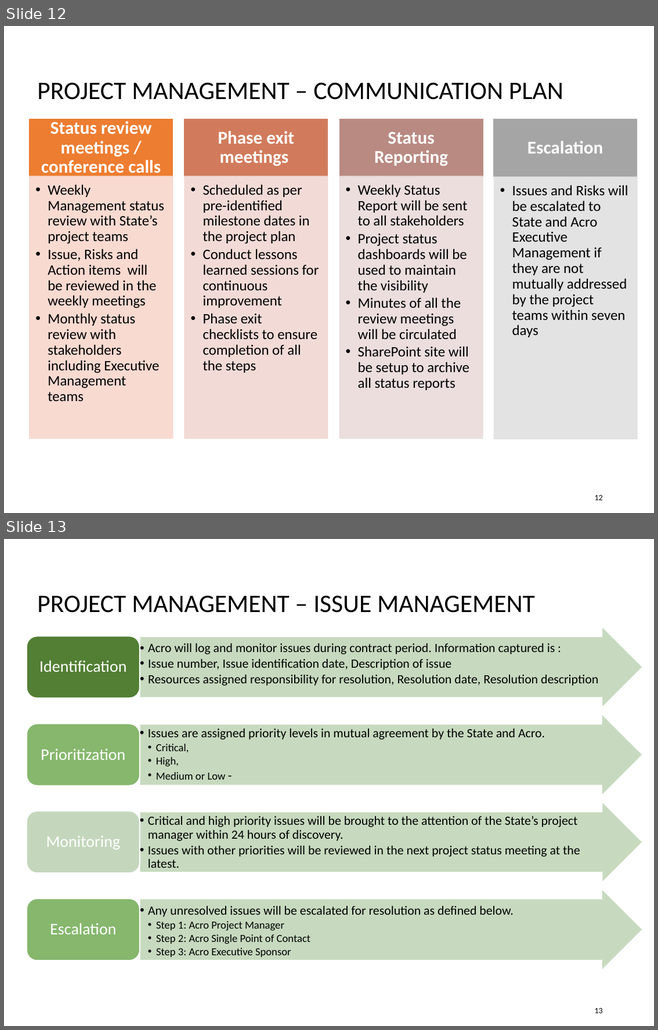
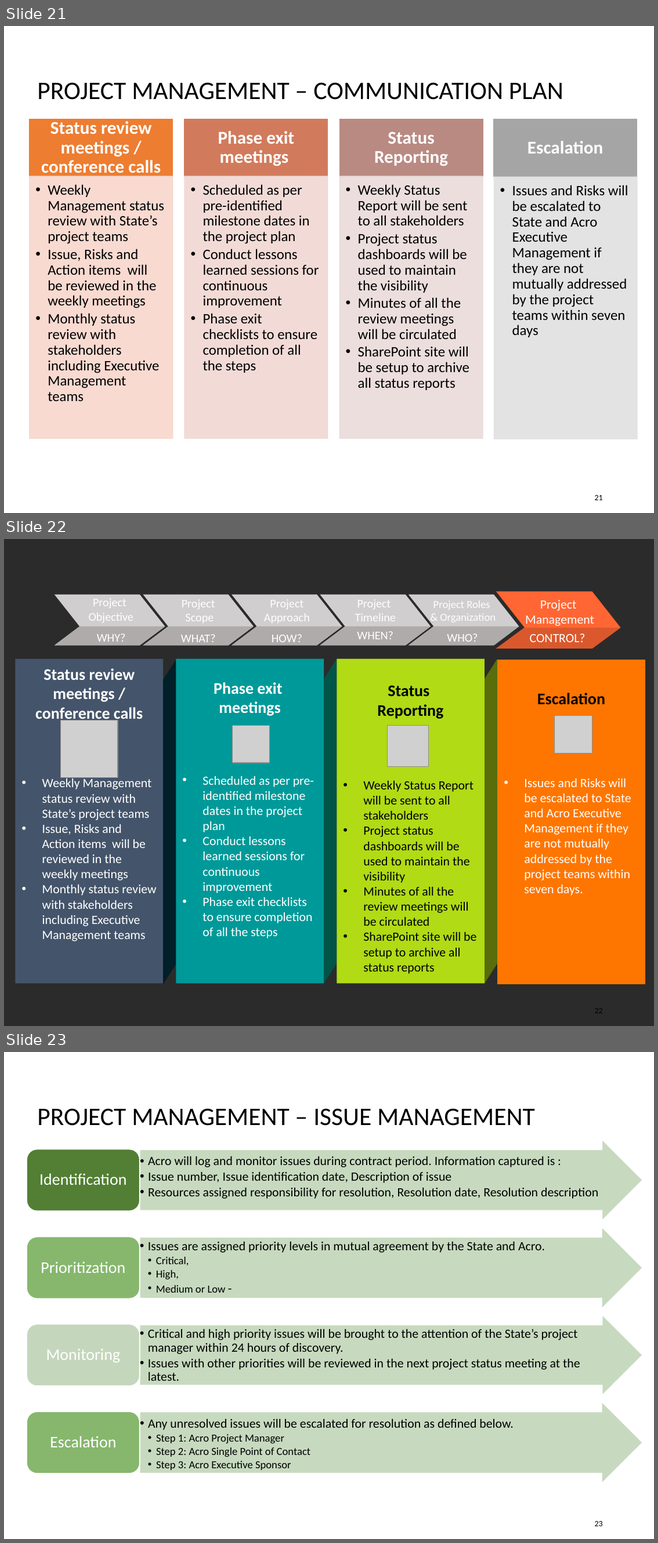
Before and after one commit to siddharthsacro/acrowork, a slide deck: 25-08-2018/KickOff_Meeting_WIPSlides-20180924-12.pptx. Shown one above the other, each under a label of ours: slides 12 and 13 before the commit, slides 21, 22 and 23 after it. The pictures are 658x1030 and 658x1543 pixels, drawn with LibreOffice and Linux fonts; fonts in the diff are those of the drawing; grey boxes stand for pictures; background and template pictures are left out; a plain dark background stands for a picture behind light text. Boxes give left, top, right and bottom in pixels: in the first picture for what was removed or moved away, otherwise in the second. Text is boxed around its words. In the diff, an @@ line names an element or a change of style, - is before the commit and + after.

```diff
--- a/25-08-2018/KickOff_Meeting_WIPSlides-20180924-12.pptx
+++ b/25-08-2018/KickOff_Meeting_WIPSlides-20180924-12.pptx
@@ slide 22 added at (x1=4, y1=539, x2=654, y2=1026), background picture (left out) @@
@@ group added at (x1=54, y1=592, x2=620, y2=649): 12 freeform shapes @@
@@ group added at (x1=89, y1=598, x2=594, y2=646): 12 texts @@
+Project
+Objective
+WHY?
+Project
+Scope
+Project
+Approach
+Project
+Timeline
+Project Roles
+& Organization
+Project
+Management
+WHAT?
+HOW?
+WHEN?
+WHO?
+CONTROL?
@@ group added at (x1=15, y1=658, x2=644, y2=984): 8 texts, 4 rectangles, 4 pictures, 3 parallelograms @@
+• Weekly Management status review with State’s project teams
+• Issue, Risks and Action items will be reviewed in the weekly meetings
+• Monthly status review with stakeholders including Executive Management teams
+Status review meetings / conference calls
+• Scheduled as per pre-identified milestone dates in the project plan
+• Conduct lessons learned sessions for continuous improvement
+• Phase exit checklists to ensure completion of all the steps
+Phase exit
+meetings
+• Weekly Status Report will be sent to all stakeholders
+• Project status dashboards will be used to maintain the visibility
+• Minutes of all the review meetings will be circulated
+• SharePoint site will be setup to archive all status reports
+Status
+Reporting
+• Issues and Risks will be escalated to State and Acro Executive Management if they are not mutually addressed by the project teams within seven days.
+Escalation
@@ page number added at (x1=594, y1=1008, x2=603, y2=1013), 9 pt, text #000000 @@
+22
@@ what was slide 12 is now slide 21 @@
@@ page number at (x1=594, y1=495, x2=603, y2=500): text changed @@
-12
+21
@@ what was slide 13 is now slide 23 @@
@@ page number at (x1=594, y1=1521, x2=603, y2=1526): text changed @@
-13
+23
```
Also in this commit, not shown: 2 slides changed, 12 other slides added, 12 other files.
